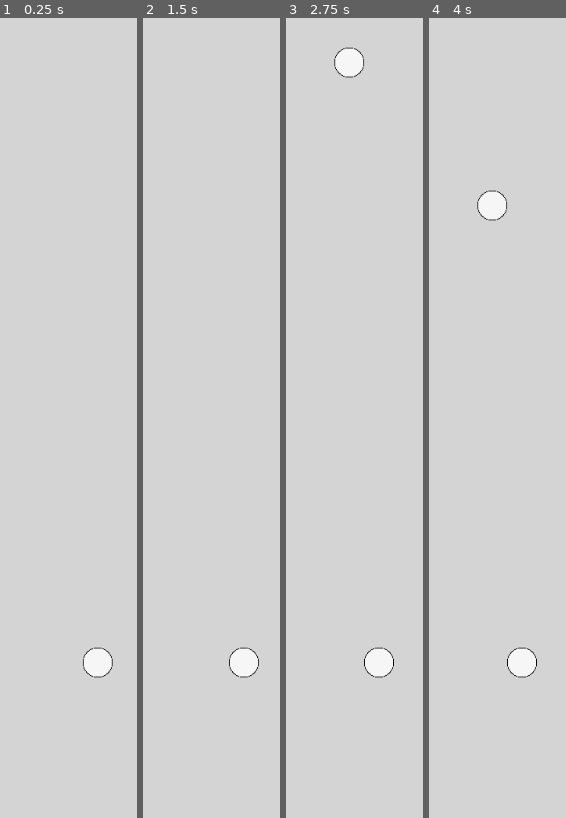
Above: before the commit, frames 1-4 (left to right).
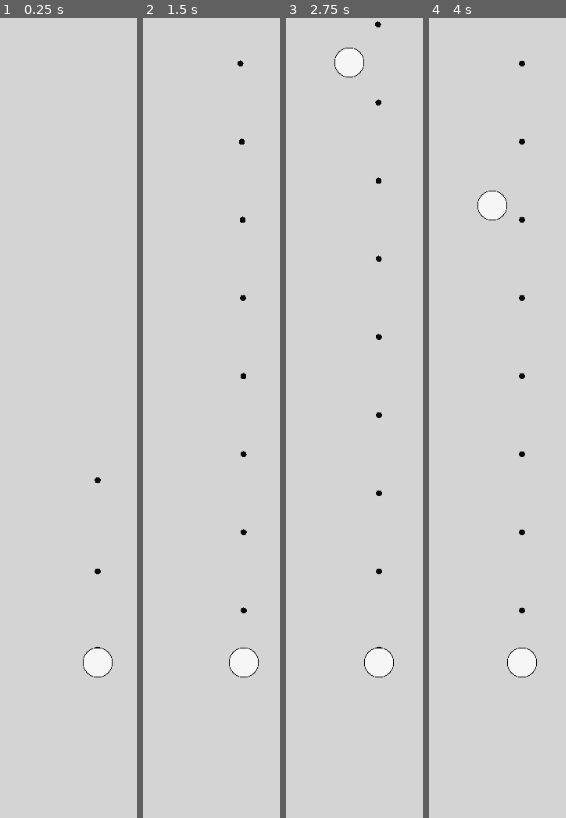
Above: after the commit, the same moments.

Repository: den-dimas/circlers-war
Game: Godot game, scene res://scenes/screens/main.tscn
Two runs of this game, one before a commit and one after it. Both use one fixed random seed, a clock stepped at 60 frames per second and the inputs below.
Inputs (mouse positions are in pixels of both pictures, inside the frame that each line leads up to):
- Up to frame 1 (0.25 s): no input
- Up to frame 2 (1.5 s): drag from (236, 722) to (outside the picture) at 0.52 s; drag from (145, 458) to (236, 722) at 1.27 s
- Up to frame 3 (2.75 s): move the mouse to (outside the picture) at 2.02 s; click (outside the picture) at 2.17 s
- Up to frame 4 (4 s): drag from (498, 578) to (outside the picture) at 2.77 s; move the mouse to (outside the picture) at 3.52 s; click (outside the picture) at 3.67 s

The runs differ from the first frame. In frame 1, less than 0.1% of the frame differs, in the area x 68-74%, y 57-79%; in frame 2, 0.3%; in frame 3, 0.3%, in the area x 64-71%, y 0-79%; in frame 4, 0.3%.
Error before the commit: Invalid access to property or key 'is_in_team' on a base object of type 'Area2D (People)'. (res://scripts/weapon/weapon.gd:24)

Commit message:
CHANGE: check is_in_team -> in_group

Diff:
--- a/scripts/weapon/weapon.gd
+++ b/scripts/weapon/weapon.gd
@@ -18,10 +18,9 @@
 	if bullet_blueprint == null: printerr("Bullet Blueprint is NULL!")
 
 	bullet_pool = ObjectPool.new(max_bullet_count, bullet_blueprint, bullet_spawn_point)
-	bullet_speed = randf_range(bullet_speed, bullet_speed * 2)
 
 func _process(_delta):
-	if get_parent() is not People || !get_parent().is_in_team:
+	if get_parent() is not People || !get_parent().in_group:
 		return
 
 	if can_shoot:
